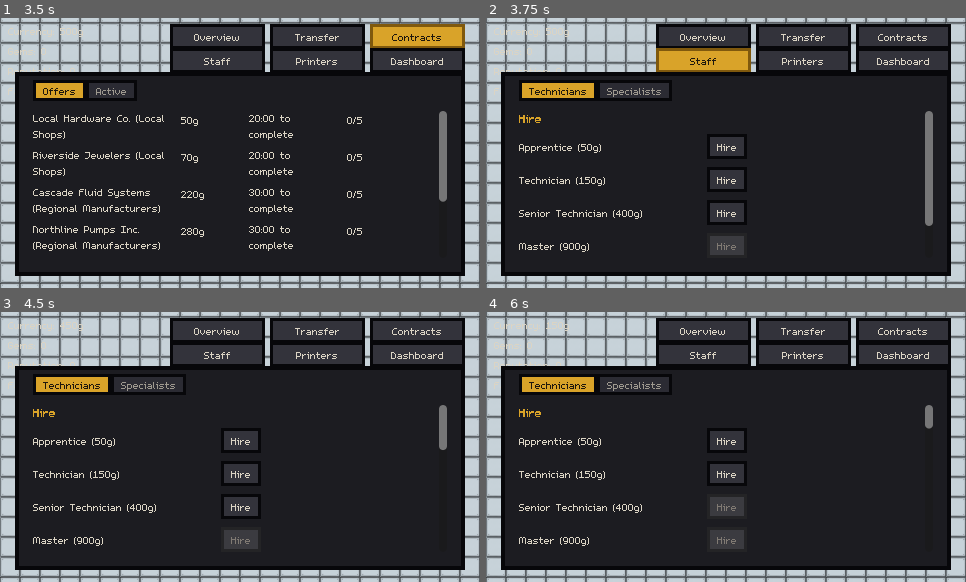
Above: before the commit, frames 1-4 (two rows, left to right).
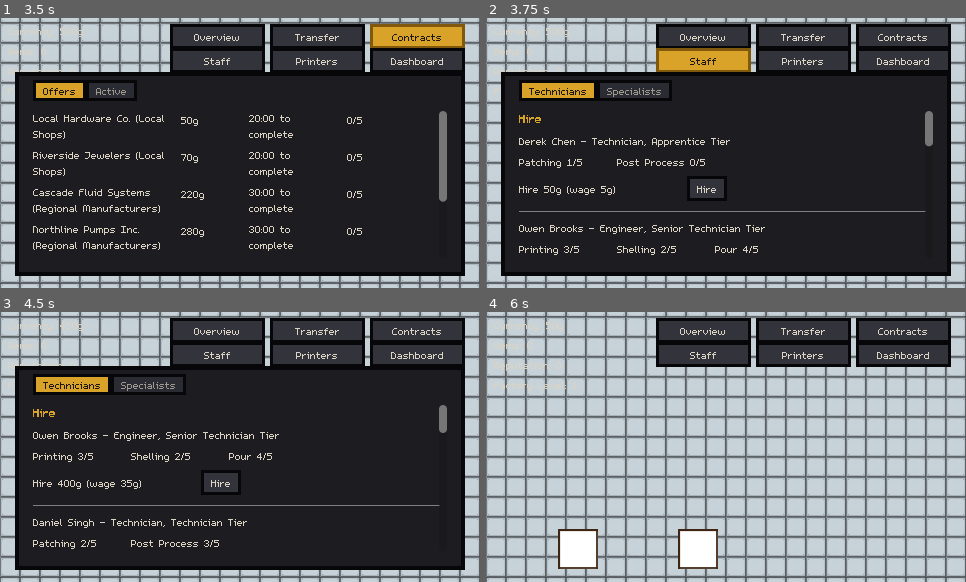
Above: after the commit, the same moments.

Repository: carverweirick/foundry-mobile-game
Game: Godot game, scene res://scenes/main.tscn
Same seed, same stepped clock (60 frames per second), same inputs: the game is played once before the commit and once after it.
Inputs:
- Up to frame 1 (3.5 s): click "Overview" at 0.5 s; click "Transfer" at 1.25 s; click "Defects only" at 2 s; click "Contracts" at 2.75 s
- Up to frame 2 (3.75 s): click "Staff" at 3.5 s
- Up to frame 3 (4.5 s): click "Hire" at 4.25 s
- Up to frame 4 (6 s): click "Hire" at 5 s; click "Hire" at 5.75 s

Frame 1 is identical in both runs. In frame 2, 4.9% of the frame differs, in the area x 6-94%, y 44-88%; in frame 3, 4.5%; in frame 4, 70%, in the area x 3-97%, y 3-96%.

Commit message:
Replace direct hiring with a rotating applicant pool (Phase C)
Final phase of the staff rework plan (theme, then roles/familiarity,
now hiring). Direct request: "build the rotating applicant pool."

- GameData.applicant_pool mirrors contract_offers exactly: generate_applicant()
  rolls a random name/role/tier-weighted-tier/per-department skill,
  hire_applicant() moves one into the real roster (gold-first-then-gems
  via the existing try_spend_with_gems(), same as any other purchase).
- refresh_applicant_pool() is a gems-ONLY full reroll (APPLICANT_REFRESH_COST) -
  deliberately not routed through try_spend_with_gems()'s gold-first
  fallback, since "refreshable for gems" means this action specifically
  costs the harder-to-get currency. A passive _refill_applicant_pool()
  tops up slots emptied by a hire on a timer, never discarding a still-
  available candidate - only the paid reroll does a full replace.
- GameData.hire_technician() (the old direct-hire entry point, one
  caller) is removed - hire_applicant() is the only path now.
- StaffOverlay's Hire section rebuilt as a persistent-widget-per-
  applicant card list (name, role+tier, one star rating per department,
  cost/wage, Hire button), plus a gem-cost Refresh button and a live
  countdown (GameData.applicant_pool_refresh_seconds_left(), a new
  read-only accessor so the UI doesn't reach into the private cooldown
  var directly).

Caught a real bug via a headless UI test: SkillTier.TECHNICIAN's own
label ("Technician") collided with StaffRole.TECHNICIAN's, producing
ambiguous text like "Technician Engineer" for an Engineer at the
Technician skill tier - fixed in both the applicant card and the
Roster row (which also gained a role display it didn't have before).

Verified headless: startup pool populates to the configured size,
hiring spends the right amount and moves the applicant with its
rolled skills intact, re-hiring an already-hired applicant fails
cleanly, auto-refill tops up a missing slot, manual refresh spends
gems only and fails cleanly when short, and the tier roll distribution
matches its configured weights.

Co-Authored-By: Claude Sonnet 5 <noreply@anthropic.com>
Claude-Session: https://claude.ai/code/session_01JVo4V5woxRQb6BmWzsoiCF

Diff:
--- a/autoload/game_data.gd
+++ b/autoload/game_data.gd
@@ -361,6 +361,132 @@
 ## Every technician ever hired, whether or not they're currently assigned
 ## anywhere - the Shop's Technicians tab roster (design doc Section 6/7).
 var technicians: Array[Technician] = []
+
+## Rotating applicant pool (design request, this session: "build the rotating
+## applicant pool" - replacing "hire any tier, any time"), mirroring the
+## contract_offers pattern exactly: a pool of rolled-but-unhired candidates,
+## separate from technicians (the real roster) - hire_applicant() below is
+## what actually moves one over.
+var applicant_pool: Array[Technician] = []
+signal applicant_pool_changed()
+
+const APPLICANT_POOL_SIZE: int = 4
+## First-pass placeholder, same spirit as every other invented number in
+## this file - much longer than CONTRACT_GENERATION_COOLDOWN_SECONDS (45s)
+## since staff hiring is meant to feel like a slower, more deliberate cadence
+## than the standing contract pool.
+const APPLICANT_POOL_REFRESH_COOLDOWN_SECONDS: float = 300.0
+## Gems only, not try_spend_with_gems()'s gold-first-then-gems fallback -
+## "refreshable for gems" specifically means this action costs the harder-to-
+## get currency, not a small amount of ordinary gold that happens to get
+## covered by ready cash. First-pass placeholder, priced well under
+## FACTORY_LEVEL_UP_GEM_REWARD's own per-level payout so it's a real but not
+## crushing spend.
+const APPLICANT_REFRESH_COST: int = 3
+
+const APPLICANT_FIRST_NAMES: Array[String] = [
+	"Daniel", "Maya", "Jakob", "Victor", "Elena", "Marcus", "Priya", "Owen", "Sofia", "Derek",
+]
+const APPLICANT_LAST_NAMES: Array[String] = [
+	"Price", "Singh", "Klein", "Moreau", "Reyes", "Chen", "Novak", "Brooks", "Ibarra", "Walsh",
+]
+
+## Weighted toward lower tiers, same shape/spirit as CONTRACT_TIER_ROLL_WEIGHTS -
+## a standing pool of mostly-Apprentice/Technician candidates with an
+## occasional Senior/Master, not an even spread.
+const APPLICANT_TIER_ROLL_WEIGHTS: Array[int] = [40, 30, 20, 10]
+
+var _applicant_pool_cooldown: float = 0.0
+
+
+func _roll_applicant_tier() -> Technician.SkillTier:
+	var tiers := Technician.SkillTier.values()
+	var total := 0
+	for w in APPLICANT_TIER_ROLL_WEIGHTS:
+		total += w
+	var roll := randf() * total
+	for i in tiers.size():
+		roll -= APPLICANT_TIER_ROLL_WEIGHTS[i]
+		if roll <= 0.0:
+			return tiers[i]
+	return tiers[0]
+
+
+## A brand new, unhired candidate - random role, tier, name, and (via
+## Technician.roll_department_skills()) per-department skill. Never appended
+## to applicant_pool itself here - callers decide where it goes.
+func generate_applicant() -> Technician:
+	var applicant := Technician.new()
+	applicant.role = Technician.StaffRole.TECHNICIAN if randf() < 0.5 else Technician.StaffRole.ENGINEER
+	applicant.skill_tier = _roll_applicant_tier()
+	applicant.technician_name = "%s %s" % [
+		APPLICANT_FIRST_NAMES[randi() % APPLICANT_FIRST_NAMES.size()],
+		APPLICANT_LAST_NAMES[randi() % APPLICANT_LAST_NAMES.size()],
+	]
+	applicant.roll_department_skills()
+	return applicant
+
+
+func can_afford_applicant_refresh() -> bool:
+	return gems >= APPLICANT_REFRESH_COST
+
+
+## The paid "Refresh Applicants" button - a full reroll of the whole pool,
+## distinct from the passive auto-refill below (which only ever tops up
+## slots emptied by a hire, never discards a candidate you might still be
+## saving up for).
+func refresh_applicant_pool() -> bool:
+	if not can_afford_applicant_refresh():
+		return false
+	gems -= APPLICANT_REFRESH_COST
+	gems_changed.emit(gems)
+	applicant_pool.clear()
+	for i in APPLICANT_POOL_SIZE:
+		applicant_pool.append(generate_applicant())
+	_applicant_pool_cooldown = APPLICANT_POOL_REFRESH_COOLDOWN_SECONDS
+	applicant_pool_changed.emit()
+	return true
+
+
+## Free, passive top-up - only ever fills slots the pool is actually missing
+## (from a hire, or the very first time at startup), never replaces a
+## candidate still sitting there unhired.
+func _refill_applicant_pool() -> void:
+	var changed := false
+	while applicant_pool.size() < APPLICANT_POOL_SIZE:
+		applicant_pool.append(generate_applicant())
+		changed = true
+	if changed:
+		applicant_pool_changed.emit()
+
+
+func _process_applicant_pool(delta: float) -> void:
+	_applicant_pool_cooldown = max(_applicant_pool_cooldown - delta, 0.0)
+	if _applicant_pool_cooldown <= 0.0:
+		_refill_applicant_pool()
+		_applicant_pool_cooldown = APPLICANT_POOL_REFRESH_COOLDOWN_SECONDS
+
+
+## Read-only window onto _applicant_pool_cooldown for the Staff overlay's
+## countdown display, so that var can stay private rather than the UI
+## reaching into GameData's own internal state directly.
+func applicant_pool_refresh_seconds_left() -> float:
+	return _applicant_pool_cooldown
+
+
+## Moves an applicant from the pool into the real roster, spending their
+## hire_cost the same gold-first-then-gems way every other purchase in the
+## game works (unlike the pool refresh above, ordinary hiring isn't meant to
+## be a gems-only action).
+func hire_applicant(applicant: Technician) -> bool:
+	if not applicant_pool.has(applicant):
+		return false
+	if not try_spend_with_gems(applicant.hire_cost):
+		return false
+	applicant_pool.erase(applicant)
+	technicians.append(applicant)
+	applicant_pool_changed.emit()
+	return true
 
 ## station_id -> live Station node, set by main.gd right after spawning all
 ## 11 stations (same pattern as every overlay's own station_by_id).
@@ -1077,25 +1203,6 @@
 		_contract_generation_cooldown = CONTRACT_GENERATION_COOLDOWN_SECONDS
 
 
-## Deducts hire_cost, adds the new Technician to the roster, and returns it -
-## or null if currency is short. This only hires; assigning them to a
-## station (or several) is a separate step, see assign_technician() below.
-func hire_technician(
-	tier: Technician.SkillTier, technician_name: String = "", role: Technician.StaffRole = Technician.StaffRole.TECHNICIAN
-) -> Technician:
-	var tech := Technician.new()
-	tech.skill_tier = tier
-	tech.role = role
-	tech.technician_name = technician_name if technician_name != "" else Technician.TIER_LABEL[tier]
-	tech.roll_department_skills()
-
-	if not try_spend_with_gems(tech.hire_cost):
-		return null
-
-	technicians.append(tech)
-	return tech
-
-
 ## Assigns tech to station. Design request, this session: multiple
 ## technicians can now be assigned to the same station at once (previously
 ## this evicted whoever was there before) - Station.assigned_technicians is
@@ -1208,6 +1315,7 @@
 			technician_updated.emit(tech)
 	_check_defect_escalations()
 	_process_contracts(delta)
+	_process_applicant_pool(delta)
 
 
 ## Design doc Section 9, escalation: sweeps every live Part (wherever it
@@ -1358,6 +1466,9 @@
 			"Turbine Blades", "Nickel Superalloy", 120, 5400.0, 2500),
 	]
 
+	# Staff overlay should never open to an empty applicant pool.
+	_refill_applicant_pool()
+
 
 ## `auto_start`: true for the six immediately-active starting contracts
 ## (start() runs right away, same as before this session), false for a
--- a/scenes/staff_overlay.gd
+++ b/scenes/staff_overlay.gd
@@ -15,6 +15,14 @@
 ## from the same roster row. Specialists (design doc Section 9's third defect
 ## fix path) are a much simpler one-time-hire-per-type list underneath, on
 ## their own tab, since a specialist isn't assigned anywhere or ever un-hired.
+##
+## Hiring itself is a rotating applicant pool now, not "any tier, any time"
+## (design request, this session: "build the rotating applicant pool") - see
+## GameData.applicant_pool/hire_applicant()/refresh_applicant_pool(). Each
+## candidate is either a Technician (Patching/Post Process skill) or an
+## Engineer (Printing/Shelling/Pour skill - Technician.StaffRole, this
+## session's own staff rework), with randomly-rolled per-department stars
+## shown right on the card.
 
 const REFRESH_INTERVAL: float = 0.25
 
@@ -32,9 +40,35 @@
 	var station_toggles: GridContainer
 	var station_checks: Dictionary = {} # station_id -> CheckBox
 
+
+## Persistent per-applicant card in the rotating pool (design request, this
+## session: "build the rotating applicant pool") - same persistent-widget
+## reasoning as RosterRow and ContractsOverlay's OfferRow: hiring/refreshing
+## churns this list, but tearing every card down on the unconditional
+## refresh would risk the same click-eating race those fixes were for.
+class ApplicantRow:
+	var container: VBoxContainer
+	var header: Label
+	var skill_row: HBoxContainer
+	var skill_labels: Dictionary = {} # department name -> Label, built once
+	var cost_label: Label
+	var hire_button: Button
+	var applicant: Technician = null
+
+## Department id -> display text, for the skill-row labels below.
+const DEPARTMENT_LABEL := {
+	"printing": "Printing",
+	"shelling": "Shelling",
+	"pour": "Pour",
+	"patching": "Patching",
+	"post_process": "Post Process",
+}
+
 @onready var hire_list: VBoxContainer = %HireList
 @onready var roster_list: VBoxContainer = %RosterList
 @onready var specialist_list: VBoxContainer = %SpecialistList
+@onready var refresh_applicants_button: Button = %RefreshApplicantsButton
+@onready var refresh_countdown_label: Label = %RefreshCountdownLabel
 
 ## Set by main.gd right after all Station nodes are spawned - needed to list
 ## which stations a technician can be assigned to and to read/write their
@@ -44,6 +78,8 @@
 var _refresh_elapsed: float = 0.0
 var _roster_rows: Dictionary = {} # Technician -> RosterRow
 var _roster_empty_label: Label = null
+var _applicant_rows: Dictionary = {} # Technician -> ApplicantRow
+var _applicants_empty_label: Label = null
 
 
 func _on_ready() -> void:
@@ -64,6 +100,10 @@
 	# change can flip a Hire button's affordability independent of currency.
 	GameData.gems_changed.connect(func(_g): _refresh.call_deferred())
 	GameData.technician_updated.connect(func(_t): _refresh_live_only.call_deferred())
+	# Rotating applicant pool (this session) - a hire, a paid reroll, or the
+	# passive auto-refill all fire this.
+	GameData.applicant_pool_changed.connect(func(): _refresh.call_deferred())
+	refresh_applicants_button.pressed.connect(_on_refresh_applicants_pressed)
 
 
 func _process(delta: float) -> void:
@@ -114,6 +154,14 @@
 	if _any_strategy_popup_open() or _click_in_progress():
 		return
 	_refresh_roster_list()
+	_update_refresh_countdown()
+
+
+## The "new applicants in: X" countdown is a continuously-ticking number, not
+## a rebuild - safe to touch every poll same as the Roster list, no risk of
+## eating a click since this only ever assigns .text on an existing Label.
+func _update_refresh_countdown() -> void:
+	refresh_countdown_label.text = "New applicants in: %s" % _format_time(GameData.applicant_pool_refresh_seconds_left())
 
 
 func _any_strategy_popup_open() -> bool:
@@ -123,28 +171,113 @@
 	return false
 
 
+## Rotating applicant pool (design request, this session: "build the
+## rotating applicant pool" - replaces the old flat "hire any tier, any
+## time" list). Persistent-widget pattern, same reasoning as the Roster
+## list below and ContractsOverlay's OfferRow - hiring/refreshing churns
+## this list, so rows are built once and updated in place, never torn down
+## except when the underlying applicant actually leaves the pool.
 func _refresh_hire_list() -> void:
-	_clear_list(hire_list)
-	for tier in Technician.SkillTier.values():
-		var row := HBoxContainer.new()
-		var label := Label.new()
-		label.autowrap_mode = TextServer.AUTOWRAP_WORD_SMART
-		label.custom_minimum_size = Vector2(180.0, 0.0)
-		label.text = "%s (%dg)" % [Technician.TIER_LABEL[tier], Technician.TIER_HIRE_COST[tier]]
-		row.add_child(label)
-
-		var hire_button := Button.new()
-		hire_button.text = "Hire"
-		hire_button.disabled = not GameData.can_afford_with_gems(Technician.TIER_HIRE_COST[tier])
-		hire_button.pressed.connect(_on_hire_pressed.bind(tier))
-		row.add_child(hire_button)
-
-		hire_list.add_child(row)
-
-
-func _on_hire_pressed(tier: Technician.SkillTier) -> void:
-	GameData.hire_technician(tier)
+	var pool_ids: Dictionary = {}
+	for a in GameData.applicant_pool:
+		pool_ids[a] = true
+
+	for applicant in _applicant_rows.keys().duplicate():
+		if not pool_ids.has(applicant):
+			var stale: ApplicantRow = _applicant_rows[applicant]
+			stale.container.queue_free()
+			_applicant_rows.erase(applicant)
+
+	if GameData.applicant_pool.is_empty():
+		if _applicants_empty_label == null:
+			_applicants_empty_label = Label.new()
+			_applicants_empty_label.autowrap_mode = TextServer.AUTOWRAP_WORD_SMART
+			_applicants_empty_label.text = "No applicants right now - check back shortly, or refresh below."
+			hire_list.add_child(_applicants_empty_label)
+	elif _applicants_empty_label != null:
+		_applicants_empty_label.queue_free()
+		_applicants_empty_label = null
+
+	for applicant in GameData.applicant_pool:
+		var row: ApplicantRow = _applicant_rows.get(applicant)
+		if row == null:
+			row = _create_applicant_row()
+			_applicant_rows[applicant] = row
+			hire_list.add_child(row.container)
+		_update_applicant_row(row, applicant)
+
+	refresh_applicants_button.text = "Refresh Applicants (%d gems)" % GameData.APPLICANT_REFRESH_COST
+	refresh_applicants_button.disabled = not GameData.can_afford_applicant_refresh()
+	_update_refresh_countdown()
+
+
+func _create_applicant_row() -> ApplicantRow:
+	var row := ApplicantRow.new()
+	row.container = VBoxContainer.new()
+
+	row.header = Label.new()
+	row.header.autowrap_mode = TextServer.AUTOWRAP_WORD_SMART
+	row.container.add_child(row.header)
+
+	row.skill_row = HBoxContainer.new()
+	row.container.add_child(row.skill_row)
+
+	var bottom_row := HBoxContainer.new()
+	row.cost_label = Label.new()
+	row.cost_label.autowrap_mode = TextServer.AUTOWRAP_WORD_SMART
+	row.cost_label.custom_minimum_size = Vector2(160.0, 0.0)
+	bottom_row.add_child(row.cost_label)
+
+	row.hire_button = Button.new()
+	row.hire_button.text = "Hire"
+	row.hire_button.pressed.connect(_on_hire_applicant_pressed.bind(row))
+	bottom_row.add_child(row.hire_button)
+	row.container.add_child(bottom_row)
+
+	row.container.add_child(HSeparator.new())
+	return row
+
+
+## A given Technician resource's role (and therefore departments()) never
+## changes after it's generated, so the skill_row's labels only ever need
+## building once per row, the first time it's paired with a real applicant -
+## same lazy-build-once pattern as RosterRow's station checkboxes below.
+func _update_applicant_row(row: ApplicantRow, applicant: Technician) -> void:
+	row.applicant = applicant
+	# Not "%s %s" % [tier_label, role_label] - Technician.SkillTier.TECHNICIAN's
+	# own label ("Technician") collides with StaffRole.TECHNICIAN's, producing
+	# genuinely ambiguous text like "Technician Engineer" for an Engineer at
+	# the Technician skill tier (caught by a headless UI test, not assumed).
+	row.header.text = "%s - %s, %s Tier" % [applicant.technician_name, applicant.role_label, applicant.tier_label]
+
+	if row.skill_labels.is_empty():
+		for department in applicant.departments():
+			var label := Label.new()
+			label.autowrap_mode = TextServer.AUTOWRAP_WORD_SMART
+			label.custom_minimum_size = Vector2(90.0, 0.0)
+			row.skill_row.add_child(label)
+			row.skill_labels[department] = label
+	for department in row.skill_labels:
+		var stars: int = applicant.department_skill.get(department, 0)
+		row.skill_labels[department].text = "%s %d/5" % [DEPARTMENT_LABEL.get(department, department), stars]
+
+	row.cost_label.text = "Hire %dg (wage %dg)" % [applicant.hire_cost, applicant.wage]
+	row.hire_button.disabled = not GameData.can_afford_with_gems(applicant.hire_cost)
+
+
+func _on_hire_applicant_pressed(row: ApplicantRow) -> void:
+	GameData.hire_applicant(row.applicant)
 	_refresh.call_deferred()
+
+
+func _on_refresh_applicants_pressed() -> void:
+	GameData.refresh_applicant_pool()
+	_refresh.call_deferred()
+
+
+func _format_time(seconds: float) -> String:
+	var total := int(seconds)
+	return "%d:%02d" % [total / 60, total % 60]
 
 
 ## Bug fix (carried over from ShopOverlay): the roster used to be torn down
@@ -255,7 +388,8 @@
 			assignment_text += " - at %s" % _display_name_for(tech.current_station_id)
 			if tech.is_interacting:
 				assignment_text += ", interacting"
-	row.header.text = "%s (%s) - %s" % [tech.technician_name, tech.tier_label, assignment_text]
+	# Same tier/role-label collision fix as the applicant card above.
+	row.header.text = "%s (%s, %s Tier) - %s" % [tech.technician_name, tech.role_label, tech.tier_label, assignment_text]
 
 	# Always visible now - blank rather than hidden when not carrying
 	# anything, so the row's height never pops.
--- a/scenes/staff_overlay.tscn
+++ b/scenes/staff_overlay.tscn
@@ -61,6 +61,20 @@
 unique_name_in_owner = true
 layout_mode = 2
 
+[node name="RefreshRow" type="HBoxContainer" parent="Panel/TabContainer/Technicians/TechScroll/TechContent"]
+layout_mode = 2
+
+[node name="RefreshApplicantsButton" type="Button" parent="Panel/TabContainer/Technicians/TechScroll/TechContent/RefreshRow"]
+unique_name_in_owner = true
+layout_mode = 2
+text = "Refresh Applicants"
+
+[node name="RefreshCountdownLabel" type="Label" parent="Panel/TabContainer/Technicians/TechScroll/TechContent/RefreshRow"]
+unique_name_in_owner = true
+autowrap_mode = 3
+layout_mode = 2
+text = "New applicants in: 0:00"
+
 [node name="RosterHeader" type="Label" parent="Panel/TabContainer/Technicians/TechScroll/TechContent"]
 autowrap_mode = 3
 layout_mode = 2
Not shown, changed: CLAUDE.md
Not shown, changed: docs/design_doc.md
